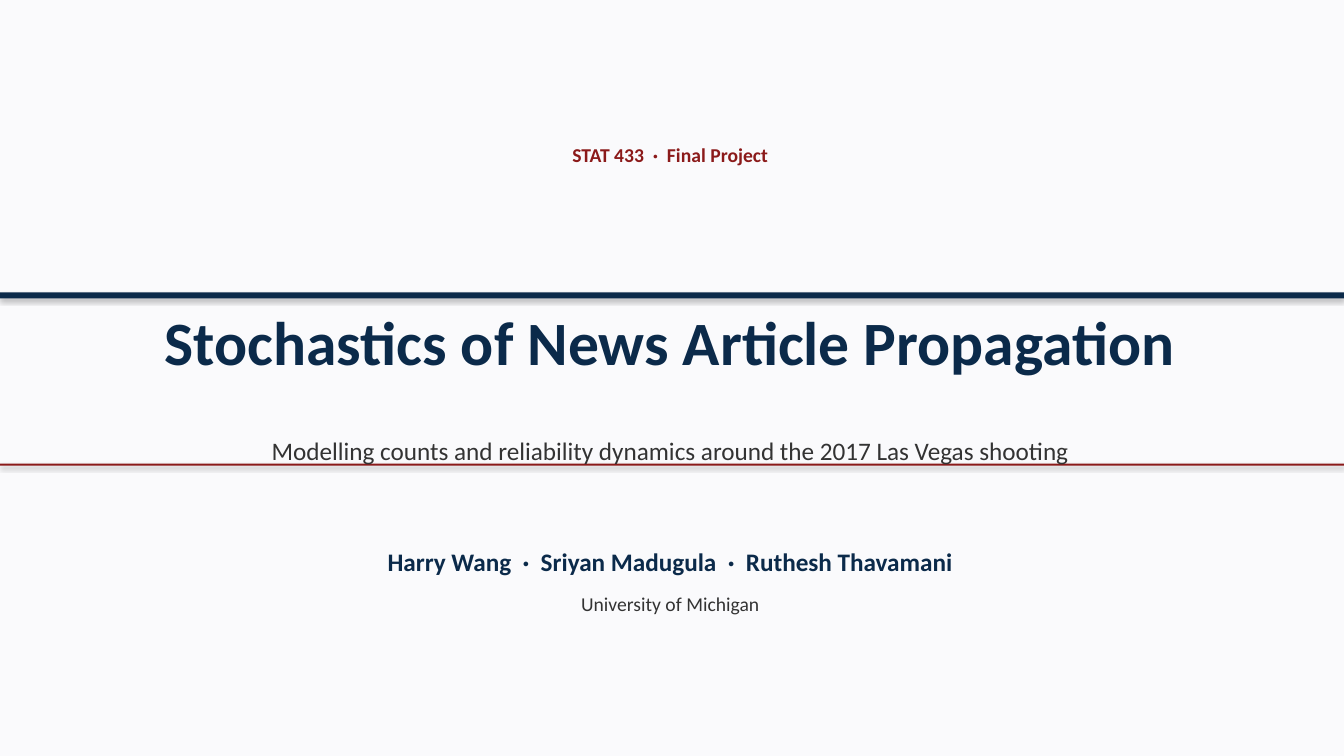
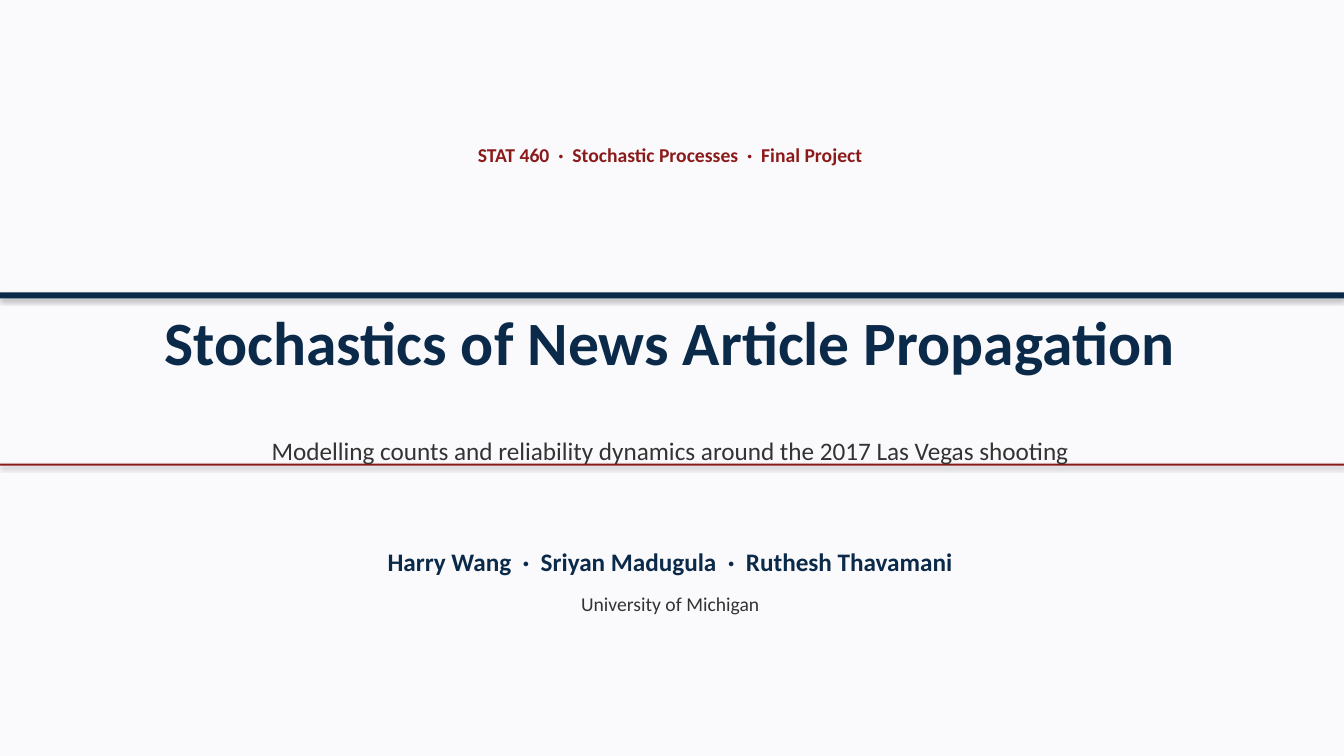
Before and after one commit to whrui720/StochasticNewsSim, a slide deck: slide 1 of StochasticNewsSim_presentation.pptx. Drawn at 1344x756 pixels with LibreOffice and Linux fonts; fonts in the diff are those of the drawing. Boxes give left, top, right and bottom in pixels: in the first picture for what was removed or moved away, otherwise in the second. Text is boxed around its words. In the diff, an @@ line names an element or a change of style, - is before the commit and + after.

```diff
--- a/StochasticNewsSim_presentation.pptx
+++ b/StochasticNewsSim_presentation.pptx
@@ text at (478,148,863,166): text changed @@
-STAT 433 · Final Project
+STAT 460 · Stochastic Processes · Final Project
```
Also in this commit, not shown: 1 slide added, 2 other files.
